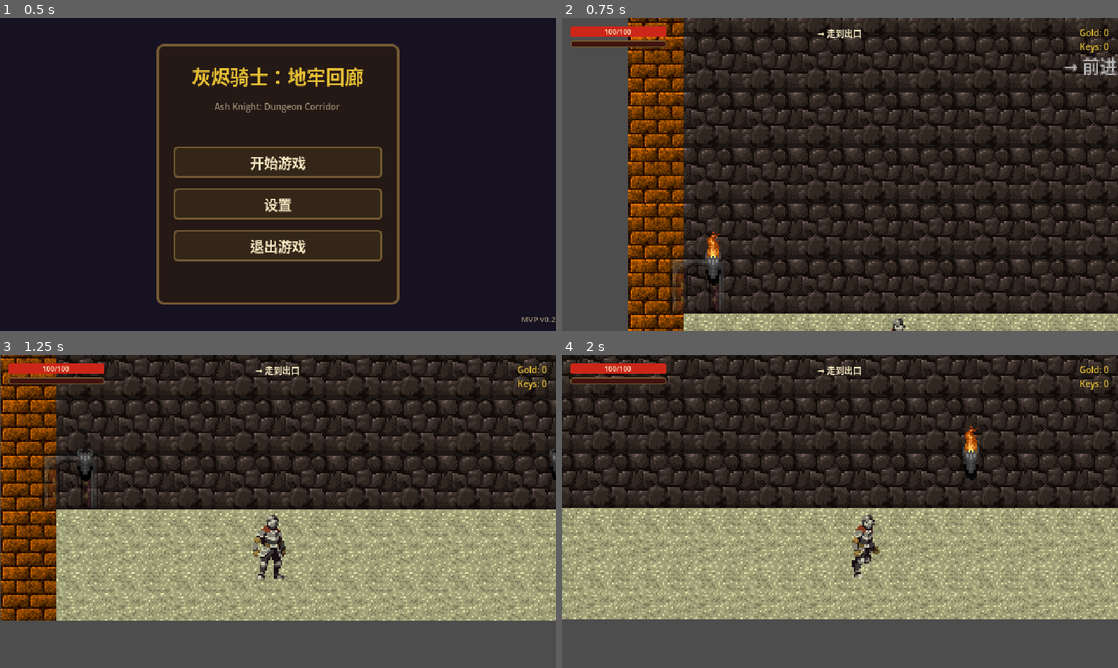
Above: before the commit, frames 1-4 (two rows, left to right).
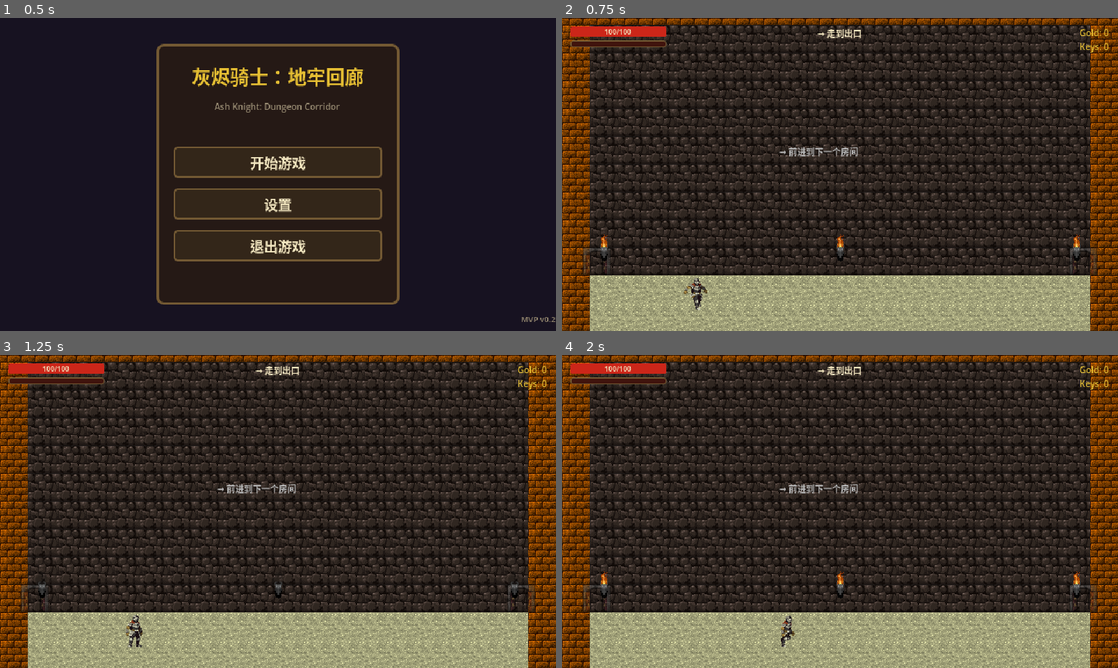
Above: after the commit, the same moments.

Repository: liaojingwu20041031/Godot_yxkf
Game: Godot game, scene res://scenes/ui/MainMenu.tscn
The game is run twice, just before and just after one commit, with the same random seed, the same clock (stepped at 60 frames per second) and the same inputs.
Inputs:
- Up to frame 1 (0.5 s): no input
- Up to frame 2 (0.75 s): click "开始游戏" at 0.5 s
- Up to frame 3 (1.25 s): no input
- Up to frame 4 (2 s): hold D (move_right) from 1.28 s (still down); tap J (attack) at 1.35 s; tap Space (jump) at 1.52 s

Frame 1 is identical in both runs. In frame 2, 56% of the frame differs, in the area x 0-100%, y 0-100%; in frame 3, 70%; in frame 4, 70%.

Commit message:
fix: 修复敌人显示BUG - 相机/Bat飞行高度/敌人计数
1. Camera zoom 2→1，保证640x360房间完整可见
2. Bat idle状态不再-fly_height，保持在出生点附近hover
3. Bat chase目标从-fly_height改为-48
4. RoomManager._spawn_enemies重置计数防止脏数据
5. 添加敌人debug输出(name/pos/group)
6. 战斗房无敌人时自动解锁出口
7. Camera添加房间边界限制(0,0)-(640,384)

Diff:
--- a/scenes/core/GameRoot.tscn
+++ b/scenes/core/GameRoot.tscn
@@ -12,7 +12,7 @@
 position = Vector2(160, 306)
 
 [node name="Camera2D" type="Camera2D" parent="."]
-zoom = Vector2(2, 2)
+zoom = Vector2(1, 1)
 position_smoothing_enabled = true
 position_smoothing_speed = 8.0
 
--- a/scripts/core/GameRoot.gd
+++ b/scripts/core/GameRoot.gd
@@ -92,9 +92,14 @@
 	# Reset player velocity
 	player.velocity = Vector2.ZERO
 
-	# Update camera
+	# Update camera with room bounds
 	if camera:
 		camera.global_position = player.global_position
+		# Set camera limits to room bounds (20x12 tiles at 32px)
+		camera.limit_left = 0
+		camera.limit_top = 0
+		camera.limit_right = 640
+		camera.limit_bottom = 384
 
 	# Update GameManager
 	GameManager.current_room_index = index
--- a/scripts/dungeon/RoomManager.gd
+++ b/scripts/dungeon/RoomManager.gd
@@ -123,6 +123,10 @@
 			entrance_door.open()
 
 func _spawn_enemies():
+	# Reset counts to prevent stale data
+	enemies_alive = 0
+	enemies_total = 0
+	tracked_enemies.clear()
 	# Count pre-placed enemies in EnemyContainer
 	if enemy_container:
 		for child in enemy_container.get_children():
@@ -141,6 +145,13 @@
 	# Show initial objective
 	enemies_total = enemies_alive
 	EventBus.show_room_message.emit("击败所有敌人 0/%d" % enemies_total)
+	# Debug: print enemy info
+	for enemy in tracked_enemies:
+		print("[Room] Enemy: %s pos=%s group=%s" % [enemy.name, enemy.global_position, enemy.is_in_group("enemies")])
+	# Safety: if no enemies in combat room, unlock immediately
+	if enemies_total <= 0 and (room_type == RoomType.COMBAT or room_type == RoomType.ELITE):
+		push_warning("Combat room has no enemies, unlocking exit")
+		_unlock_exit()
 
 func _spawn_treasure():
 	# Find chest in PropContainer and connect
--- a/scripts/enemies/Bat.gd
+++ b/scripts/enemies/Bat.gd
@@ -25,9 +25,9 @@
 
 func _idle_state(delta):
 	velocity = velocity.lerp(Vector2.ZERO, 5 * delta)
-	# Continuous hover bob
-	var hover = sin(hover_time * 3.0) * 15.0
-	global_position.y = home_position.y + hover - fly_height
+	# Continuous hover bob (no fly_height offset - stay near spawn point)
+	var hover = sin(hover_time * 3.0) * 10.0
+	global_position.y = home_position.y + hover
 
 func _chase_state(delta):
 	if not player:
@@ -37,7 +37,7 @@
 	_face_player()
 
 	if not is_diving:
-		var target = player.global_position + Vector2(0, -fly_height * 0.6)
+		var target = player.global_position + Vector2(0, -48)
 		var dir = (target - global_position).normalized()
 		velocity = dir * move_speed
 		# Add hover bob during chase
